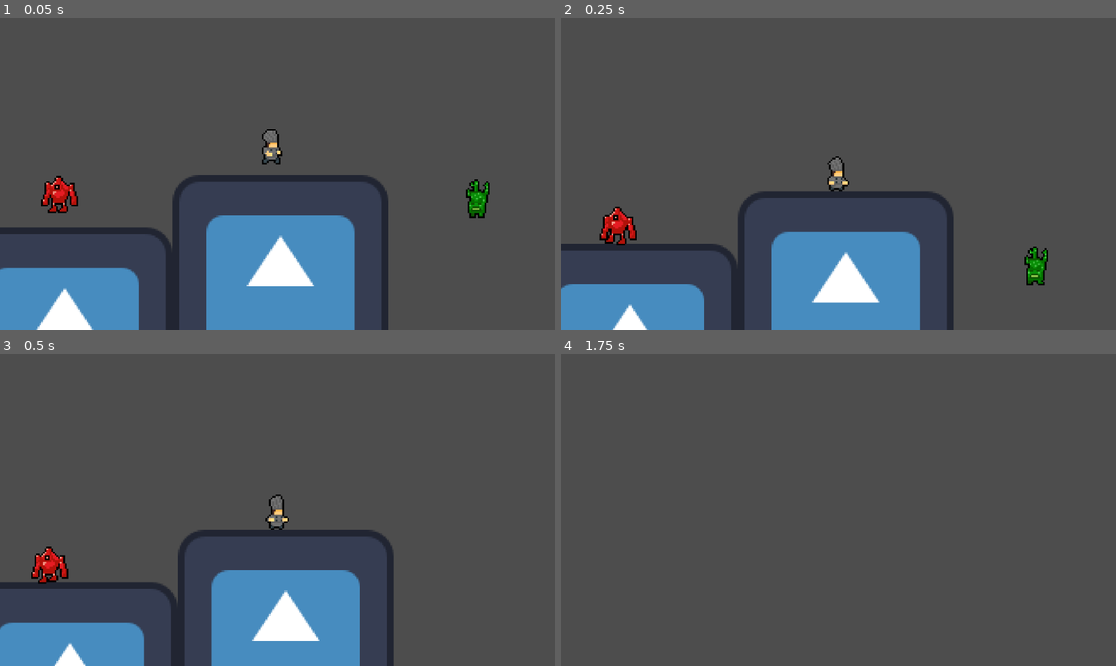
Above: before the commit, frames 1-4 (two rows, left to right).
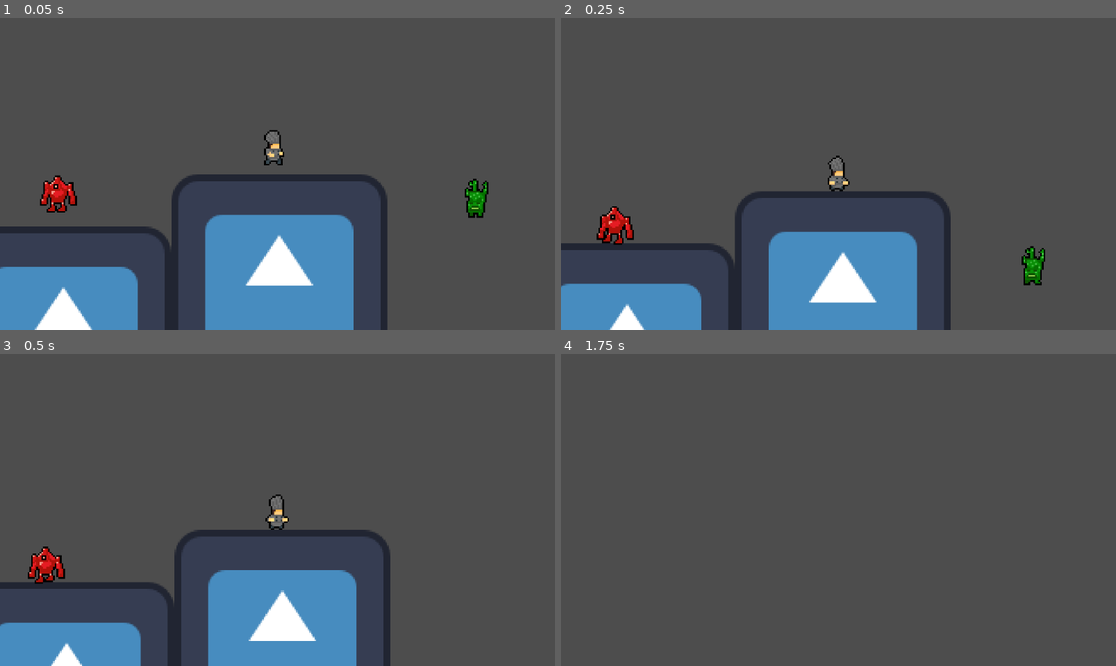
Above: after the commit, the same moments.

Repository: JomarMonreal/Super-Sous-Chef-Sonny-s-Colorful-Story-
Game: Godot game, scene res://prototype.tscn
Two runs of this game, one before a commit and one after it. Both use one fixed random seed, a clock stepped at 60 frames per second and the inputs below. The engine's default icon, where the game draws it, is replaced by a stand-in: a white triangle on a blue panel in a dark square.
Inputs:
- Up to frame 1 (0.05 s): no input
- Up to frame 2 (0.25 s): no input
- Up to frame 3 (0.5 s): no input
- Up to frame 4 (1.75 s): hold Right (move_right) from 0.53 s (still down); tap C (dash) at 0.6 s; tap Up (jump) at 0.77, 1.52 s; tap E (eat_blue) at 1.35 s

The runs differ from the first frame. In frame 1, 2.0% of the frame differs, in the area x 0-89%, y 35-100%; in frame 2, 2.7%, in the area x 0-88%, y 44-100%; in frame 3, 2.4%; in frame 4, nothing differs.

Commit message:
fix: reset chef positoin

Diff:
--- a/Objects/Chef/Chef.tscn
+++ b/Objects/Chef/Chef.tscn
@@ -246,7 +246,6 @@
 
 [node name="Chef" type="CharacterBody2D"]
 z_index = 1
-position = Vector2(-2, -1)
 collision_layer = 4
 collision_mask = 9
 script = ExtResource("1_bh4l4")
